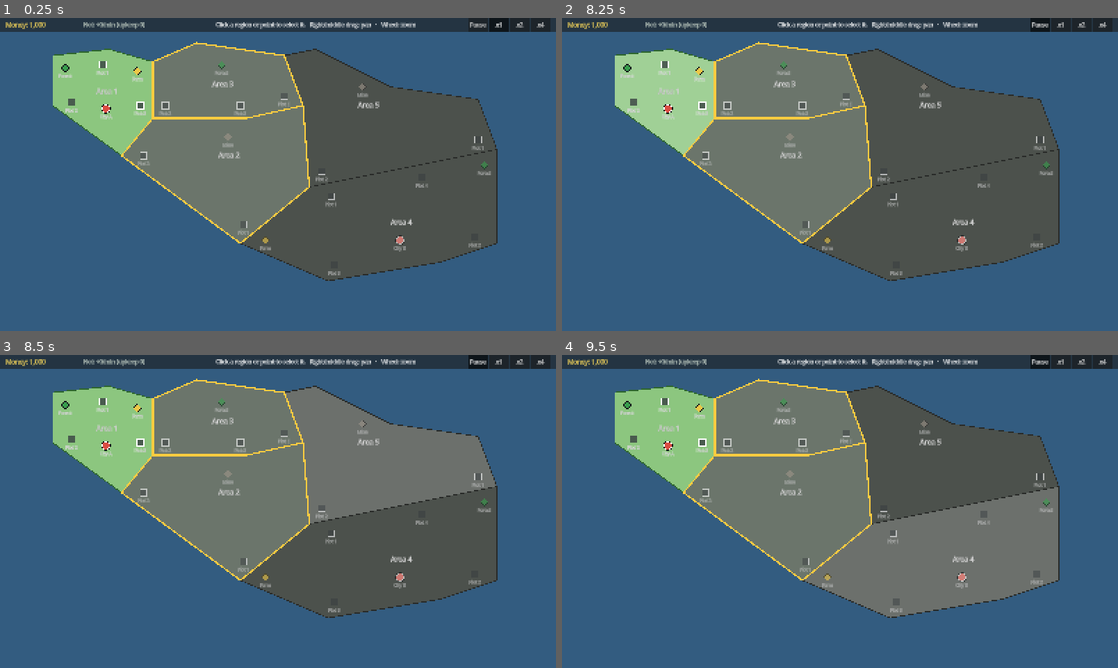
Above: before the commit, frames 1-4 (two rows, left to right).
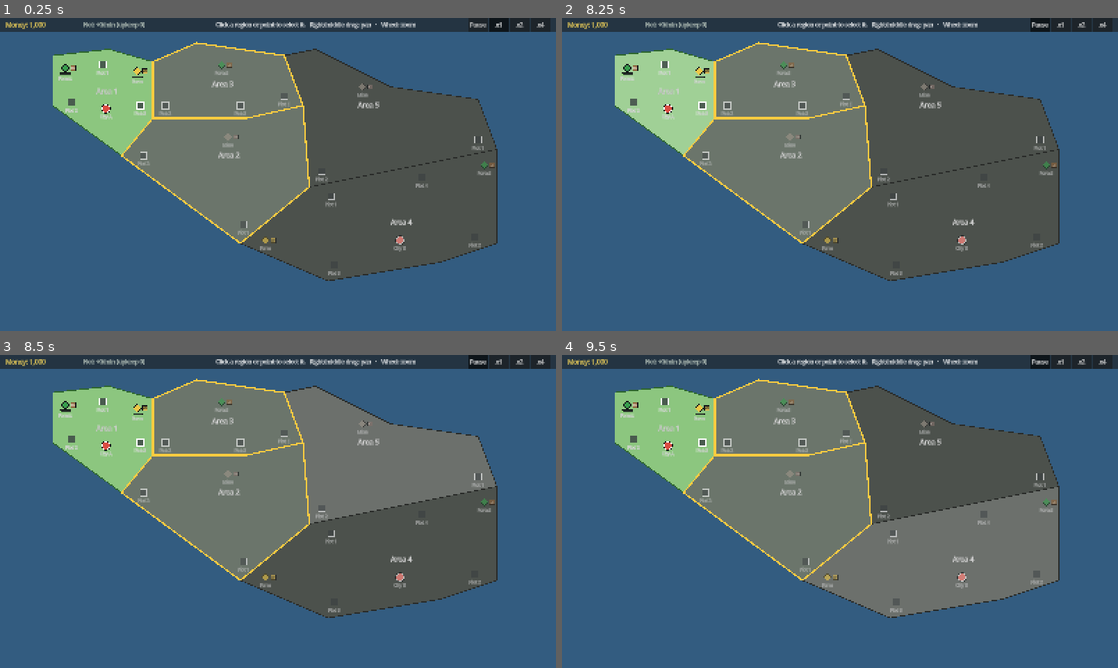
Above: after the commit, the same moments.

Repository: sgtdali/flowgame
Game: Godot game, scene res://features/worldmap/WorldMap.tscn
Two runs of this game, one before a commit and one after it. Both use one fixed random seed, a clock stepped at 60 frames per second and the inputs below.
Inputs (mouse positions are in pixels of both pictures, inside the frame that each line leads up to):
- Up to frame 1 (0.25 s): no input
- Up to frame 2 (8.25 s): click "x1" at 0.5 s; click "x2" at 1.25 s; click "x4" at 2 s; click "x1" at 2.75 s; click "x2" at 3.5 s; click "x4" at 4.25 s; click "x1" at 5 s; click "x2" at 5.75 s; click "x4" at 6.5 s; click "Pause" at 7.25 s; tap A at 8 s; drag from (589, 36) to (895, 105) at 8.02 s
- Up to frame 3 (8.5 s): no input
- Up to frame 4 (9.5 s): tap A at 8.75 s; drag from (589, 373) to (812, 574) at 8.77 s

The runs differ from the first frame. In frame 1, 0.2% of the frame differs, in the area x 10-89%, y 14-72%; in frame 2, 0.2%; in frame 3, 0.2%; in frame 4, 0.2%.

Commit message:
Görev 06 adım 2: haritada stok çubukları ve mal simgeleri
Co-Authored-By: Claude Opus 5.5 <noreply@anthropic.com>

Diff:
--- a/features/worldmap/map_markers.gd
+++ b/features/worldmap/map_markers.gd
@@ -2,16 +2,29 @@
 extends RefCounted
 
 ## Harita noktalarının üstündeki durum işaretlerini simülasyondan günceller:
-## fabrika uyarısı, şehir gelir rozeti (ve stok çubukları). Yalnızca okur ve
-## MapPoint'e yazar; kural hesaplamaz.
+## fabrika uyarısı, şehir gelir rozeti, stok çubukları ve mal simgeleri
+## (görev 06). Yalnızca okur ve MapPoint'e yazar; kural hesaplamaz.
 
 
-static func refresh(points: Array[MapPoint], sim: MapFlowSim) -> void:
+static func refresh(points: Array[MapPoint], sim: MapFlowSim, capacity: int) -> void:
 	for point: MapPoint in points:
 		var point_id: StringName = point.get_point_id()
 		match point.kind:
+			MapPoint.Kind.RESOURCE_SITE:
+				if point.resource != null:
+					# Kilitli bölgedeki yatak üretmez; boş çubuk kalabalık yapmasın.
+					var info: MapPoints.Info = MapPoints.find(point_id)
+					var unlocked: bool = info != null and sim.regions.is_unlocked(info.region_id)
+					point.set_stock(sim.stock(point_id, point.resource) / float(capacity) if unlocked else -1.0)
+					point.set_goods([point.resource] as Array[Good])
 			MapPoint.Kind.FACTORY_PLOT:
+				var interior: FactoryInterior = sim.factories.interior_at(point_id)
 				point.set_warning(sim.factory_warning(point_id))
+				point.set_stock(interior.fullest_output() if interior != null else -1.0)
+				var goods: Array[Good] = []
+				if interior != null:
+					goods = interior.output_goods()
+				point.set_goods(goods)
 			MapPoint.Kind.CITY:
 				point.set_income(sim.market.revenue_last_minute(point_id),
 						sim.market.saturated_last_minute(point_id))
--- a/features/worldmap/map_point.gd
+++ b/features/worldmap/map_point.gd
@@ -49,6 +49,19 @@
 const BADGE_RISE: float = 10.0
 ## Bu gelirin (para/dk) altında rozet gösterilmez.
 const INCOME_VISIBLE_MIN: float = 0.05
+## Stok çubuğu (noktanın hemen altında) ve dolunca rengi.
+const STOCK_BAR_SIZE: Vector2 = Vector2(34.0, 5.0)
+const STOCK_BAR_GAP: float = 5.0
+const STOCK_BAR_BACK: Color = Color(0.08, 0.09, 0.1, 0.8)
+const STOCK_BAR_FILL: Color = Color(0.55, 0.85, 0.45)
+const STOCK_BAR_FULL: Color = Color(0.95, 0.3, 0.25)
+## Bu doluluktan sonrası "dolu" sayılır (üretim durur).
+const STOCK_FULL_RATIO: float = 0.999
+## Noktanın sağındaki mal simgeleri.
+const GOOD_ICON_SIZE: float = 16.0
+const GOOD_ICON_GAP: float = 3.0
+## Adın, stok çubuğu yer alsın diye aşağı kayması.
+const LABEL_DROP: float = 8.0
 const WARNING_SIZE: float = 9.0
 ## Kilitli bölgedeki noktanın görünürlüğü.
 const DIMMED_ALPHA: float = 0.6
@@ -62,6 +75,10 @@
 ## Şehir rozeti: geçen dakikanın geliri ve şehir doydu mu (görev 06, K4).
 var _income: float = 0.0
 var _saturated: bool = false
+## Stok doluluğu 0–1; negatifse çubuk yok (görev 06, K5).
+var _stock_fill: float = -1.0
+## Noktanın sağında simgesi gösterilen mallar (yatakta hammadde, fabrikada çıktılar).
+var _goods: Array[Good] = []
 
 
 func _ready() -> void:
@@ -84,6 +101,19 @@
 	if not is_equal_approx(_income, income) or _saturated != saturated:
 		_income = income
 		_saturated = saturated
+		queue_redraw()
+
+
+## `fill`: 0–1 doluluk; negatifse çubuk gizlenir.
+func set_stock(fill: float) -> void:
+	if not is_equal_approx(_stock_fill, fill):
+		_stock_fill = fill
+		queue_redraw()
+
+
+func set_goods(goods: Array[Good]) -> void:
+	if goods != _goods:
+		_goods = goods
 		queue_redraw()
 
 
@@ -181,7 +211,28 @@
 			if _warning:
 				_draw_warning(Vector2(SIZE + 4.0, -SIZE - 4.0))
 
+	_draw_goods()
+	_draw_stock_bar()
 	_draw_label()
+
+
+## Noktanın sağında mal simgeleri. Editörde çizilmez (veri oyunda gelir).
+func _draw_goods() -> void:
+	var x: float = SIZE + 6.0
+	for good: Good in _goods:
+		GoodIcon.draw(self, Vector2(x, -GOOD_ICON_SIZE * 0.5), good, GOOD_ICON_SIZE)
+		x += GOOD_ICON_SIZE + GOOD_ICON_GAP
+
+
+func _draw_stock_bar() -> void:
+	if _stock_fill < 0.0:
+		return
+	var back: Rect2 = Rect2(Vector2(-STOCK_BAR_SIZE.x * 0.5, SIZE + STOCK_BAR_GAP), STOCK_BAR_SIZE)
+	draw_rect(back, STOCK_BAR_BACK)
+	var fill: float = clampf(_stock_fill, 0.0, 1.0)
+	var bar: Rect2 = Rect2(back.position, Vector2(back.size.x * fill, back.size.y))
+	draw_rect(bar, STOCK_BAR_FULL if fill >= STOCK_FULL_RATIO else STOCK_BAR_FILL)
+	draw_rect(back, OUTLINE, false, 1.0)
 
 
 ## Şehrin üstünde "+10/min"; şehir doyduysa turuncu.
@@ -213,6 +264,6 @@
 	var font: Font = ThemeDB.fallback_font
 	var text: String = get_title()
 	var width: float = 160.0
-	var pos: Vector2 = Vector2(-width * 0.5, SIZE + 20.0)
+	var pos: Vector2 = Vector2(-width * 0.5, SIZE + 20.0 + (LABEL_DROP if _stock_fill >= 0.0 else 0.0))
 	draw_string_outline(font, pos, text, HORIZONTAL_ALIGNMENT_CENTER, width, LABEL_SIZE, 5, OUTLINE)
 	draw_string(font, pos, text, HORIZONTAL_ALIGNMENT_CENTER, width, LABEL_SIZE, Color.WHITE)
--- a/features/worldmap/world_map.gd
+++ b/features/worldmap/world_map.gd
@@ -185,7 +185,7 @@
 	income_label.text = "Net: %s%s/min (upkeep %d)" % ["+" if net >= 0.0 else "",
 			RouteView.format_rate(net), sim.upkeep_per_minute()]
 	route_builder.refresh_views(sim)
-	MapMarkers.refresh(_points, sim)
+	MapMarkers.refresh(_points, sim, RegionState.DEFAULT_CONFIG.point_stock_capacity)
 	_panels.show_selection(selected, selected_point, selected_route)
 
 
--- a/sim/factory_interior.gd
+++ b/sim/factory_interior.gd
@@ -96,6 +96,16 @@
 ## Haritada uyarı işareti yanmalı mı?
 func has_warning() -> bool:
 	return output_full() or _starved_last_minute
+
+
+## En dolu çıkış stoğunun doluluğu (0–1); çıkışı olmayan fabrikada -1.
+func fullest_output() -> float:
+	if output_goods().is_empty():
+		return -1.0
+	var best: float = 0.0
+	for good: Good in output_goods():
+		best = maxf(best, output_stock(good) / float(capacity))
+	return best
 
 
 ## Herhangi bir malın çıkış stoğu dolu mu?
--- a/tools/factory_test.gd
+++ b/tools/factory_test.gd
@@ -27,7 +27,7 @@
 var _failures: int = 0
 var _checks: int = 0
 
-const EXPECTED_CHECKS: int = 19
+const EXPECTED_CHECKS: int = 20
 
 
 func _initialize() -> void:
@@ -140,6 +140,9 @@
 			"stok=%.1f" % factory.output_stock(LUMBER))
 	_check("Cikis dolunca Sawmill tikaniyor", saw.status == SimStation.Status.BLOCKED,
 			"durum=%s" % SimStation.status_name(saw.status))
+	_check("En dolu cikis stogu haritadaki cubuga 1.0 veriyor; cikissiz fabrika -1",
+			is_equal_approx(factory.fullest_output(), 1.0)
+			and FactoryInterior.new(MAP_CONFIG).fullest_output() < 0.0)
 	factory.take_output(LUMBER, 20.0)
 	_run(factory, 0.5, [LOGS])
 	_check("Cikis bosalinca Sawmill yeniden calisiyor",
